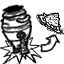
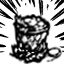
The second 64 × 64 image is a revision of the first. Changes to its layers:
hid "图层 140" over [35, 11, 64, 36]
hid "图层 139" over [28, 25, 64, 53]
hid "图层 145" over [0, 37, 42, 64]
hid "图层 111" over [0, 4, 32, 56]
added layer "图层 146" above "从参考图提取线稿图(3)" over [9, 12, 63, 64]
showed "图层 4" over [25, 0, 50, 18]
showed "图层 3" over [0, 0, 64, 53]
